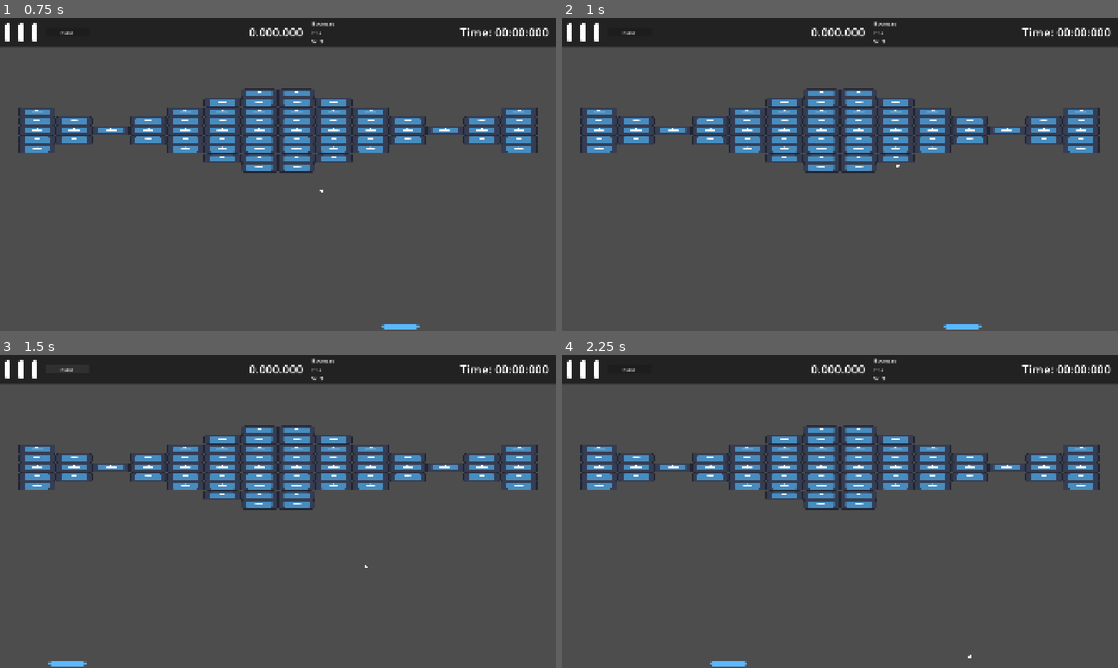
Above: before the commit, frames 1-4 (two rows, left to right).
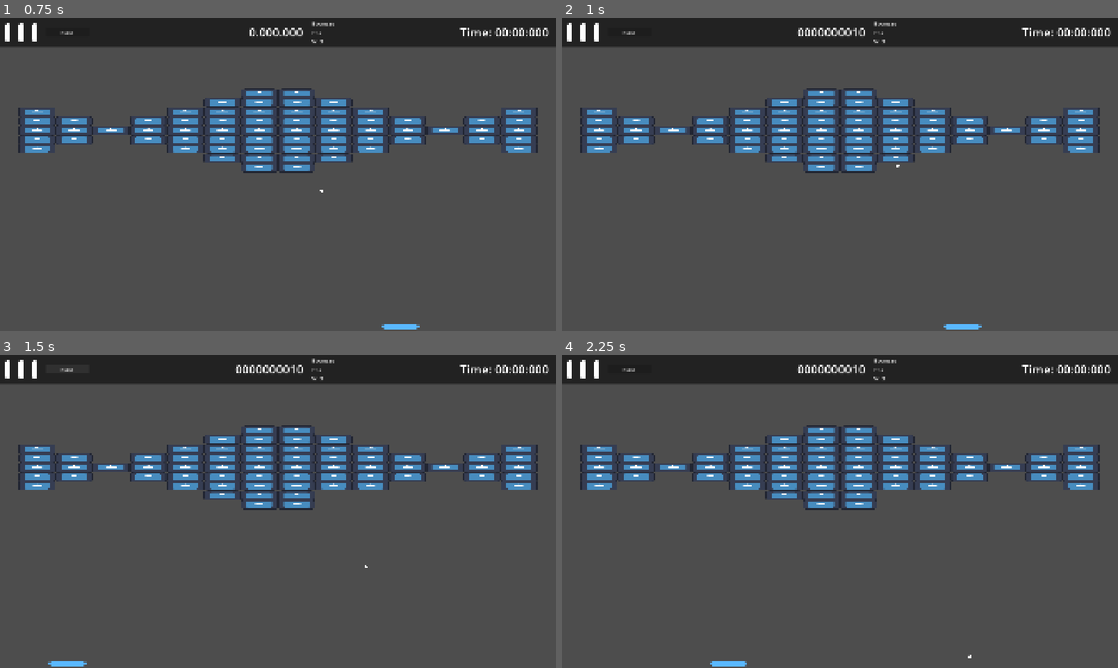
Above: after the commit, the same moments.

Repository: Fox-Alpha/BrickBreaker-MiniGame
Game: Godot game, scene res://scenes/game/main_game.tscn
Same seed, same stepped clock (60 frames per second), same inputs: the game is played once before the commit and once after it. The engine's default icon, where the game draws it, is replaced by a stand-in: a white triangle on a blue panel in a dark square.
Inputs (mouse positions are in pixels of both pictures, inside the frame that each line leads up to):
- Up to frame 1 (0.75 s): move the mouse to (400, 158) at 0.52 s; hold D (p1_right) from 0.53 s (still down)
- Up to frame 2 (1 s): keep holding D (p1_right)
- Up to frame 3 (1.5 s): release D (p1_right) at 1.25 s; click "RESET" at 1.25 s
- Up to frame 4 (2.25 s): move the mouse to (728, 527) at 2.02 s; hold A (p1_left) from 2.03 s (still down)

Frame 1 is identical in both runs. In frame 2, 0.2% of the frame differs, in the area x 42-55%, y 3-6%; in frame 3, 0.2%; in frame 4, 0.2%.

Commit message:
Chg: Brick emitted Score signal

Diff:
--- a/scenes/brick/brick_claude_ai.gd
+++ b/scenes/brick/brick_claude_ai.gd
@@ -59,6 +59,7 @@
 
 
 func _destroy(_node : Node2D, _points : int):
+	get_tree().current_scene.Player_Score.emit(points)
 	print("Brick %s / points %s" % [name, points])
 	await _play_destroy_effect()
 	queue_free()
--- a/scenes/brickmap/brick_map.gd
+++ b/scenes/brickmap/brick_map.gd
@@ -84,9 +84,7 @@
 
 func _on_child_exiting_tree(node: Node) -> void:
 	if node is Brick:
-		print("Brick leave MapTree -> %s" % [node.name])
 		_brickcount -= 1
-		get_tree().current_scene.Player_Score.emit( (node as Brick).hit_points)
 	pass # Replace with function body.
 
 
